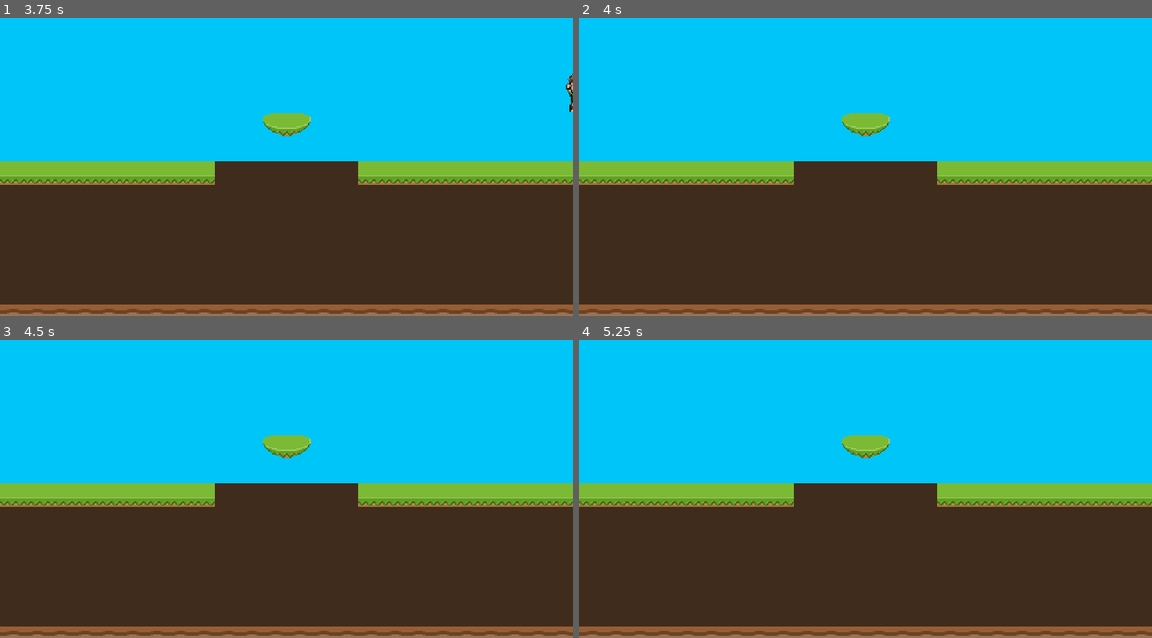
Above: before the commit, frames 1-4 (two rows, left to right).
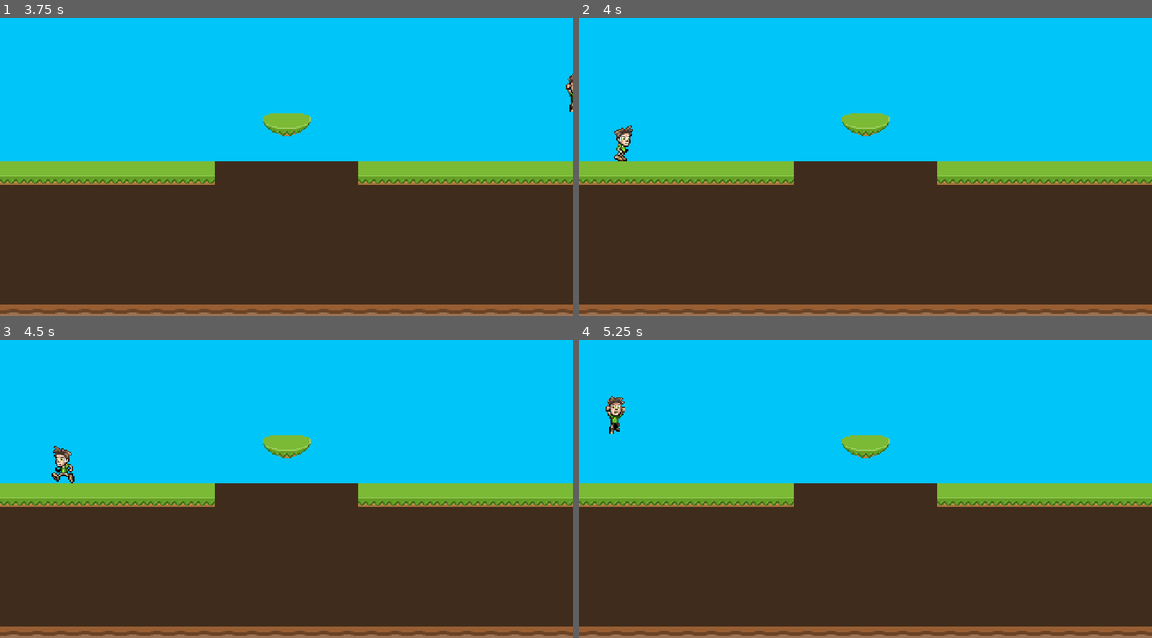
Above: after the commit, the same moments.

Repository: YeyoGSD/Pitfall-Practice-Project
Game: Godot game, scene res://game/game.tscn
Same seed, same stepped clock (60 frames per second), same inputs: the game is played once before the commit and once after it.
Inputs:
- Up to frame 1 (3.75 s): tap Enter at 0.5 s; hold D (move_right) 0.53-2.03 s; tap Space (jump) at 0.77, 1.52, 3.02 s; hold A (move_left) 2.03-2.78 s; hold D (move_right) from 2.78 s (still down)
- Up to frame 2 (4 s): keep holding D (move_right); tap Space (jump) at 3.77 s
- Up to frame 3 (4.5 s): release D (move_right) at 4.28 s; hold A (move_left) from 4.28 s (still down)
- Up to frame 4 (5.25 s): tap Space (jump) at 4.52 s; release A (move_left) at 5.03 s; hold D (move_right) from 5.03 s (still down)

Frame 1 is identical in both runs. In frame 2, 0.2% of the frame differs, in the area x 6-10%, y 36-49%; in frame 3, 0.3%, in the area x 9-13%, y 35-49%; in frame 4, 0.3%.

Commit message:
Agrga manejo de los límites de movimiento

Diff:
--- a/player/player.gd
+++ b/player/player.gd
@@ -21,6 +21,7 @@
 	if direction:
 		animated_sprite.flip_h = direction < 0
 		velocity.x = direction * SPEED
+		position.x = clamp(position.x, 0, 480)
 		if is_on_floor():
 			animated_sprite.play("walk")
 	else:
@@ -31,3 +32,6 @@
 func _unhandled_key_input(event:InputEvent) ->void:
 	if event.is_action_pressed("jump") and is_on_floor():
 		velocity.y = JUMP_VELOCITY
+
+func _on_visible_on_screen_notifier_screen_exited():
+	position.x = 0
--- a/player/player.tscn
+++ b/player/player.tscn
@@ -64,3 +64,8 @@
 [node name="CollisionShape" type="CollisionShape2D" parent="."]
 position = Vector2(0, 3)
 shape = SubResource("CapsuleShape2D_af2ma")
+
+[node name="VisibleOnScreenNotifier" type="VisibleOnScreenNotifier2D" parent="."]
+rect = Rect2(0, -2.5, 5, 5)
+
+[connection signal="screen_exited" from="VisibleOnScreenNotifier" to="." method="_on_visible_on_screen_notifier_screen_exited"]
